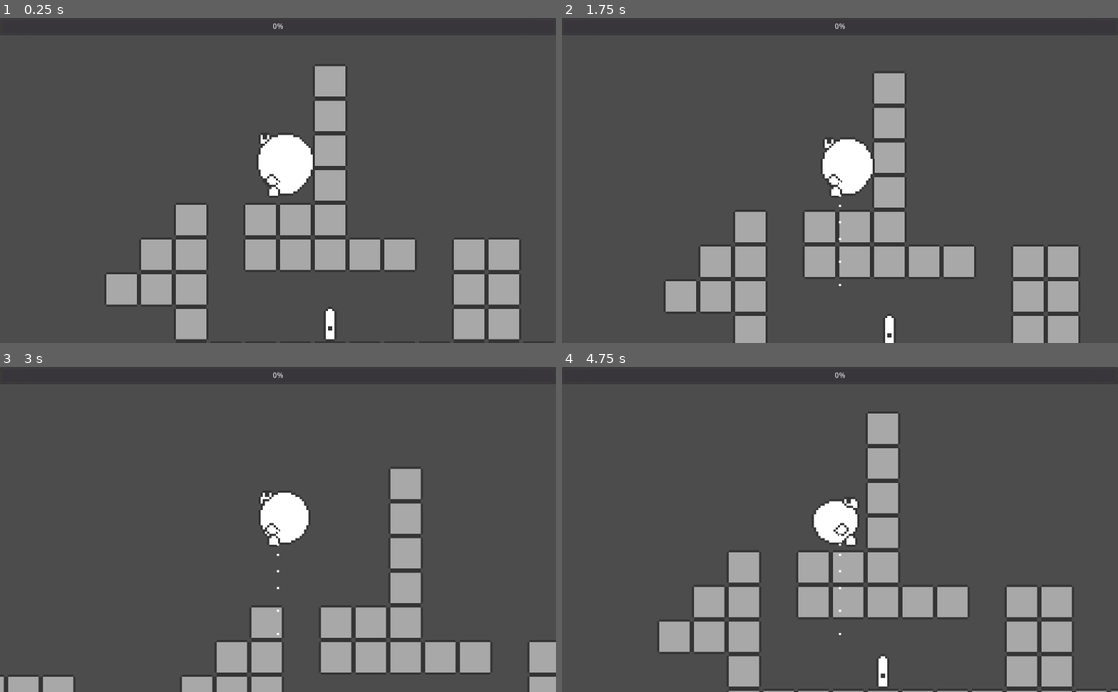
Above: before the commit, frames 1-4 (two rows, left to right).
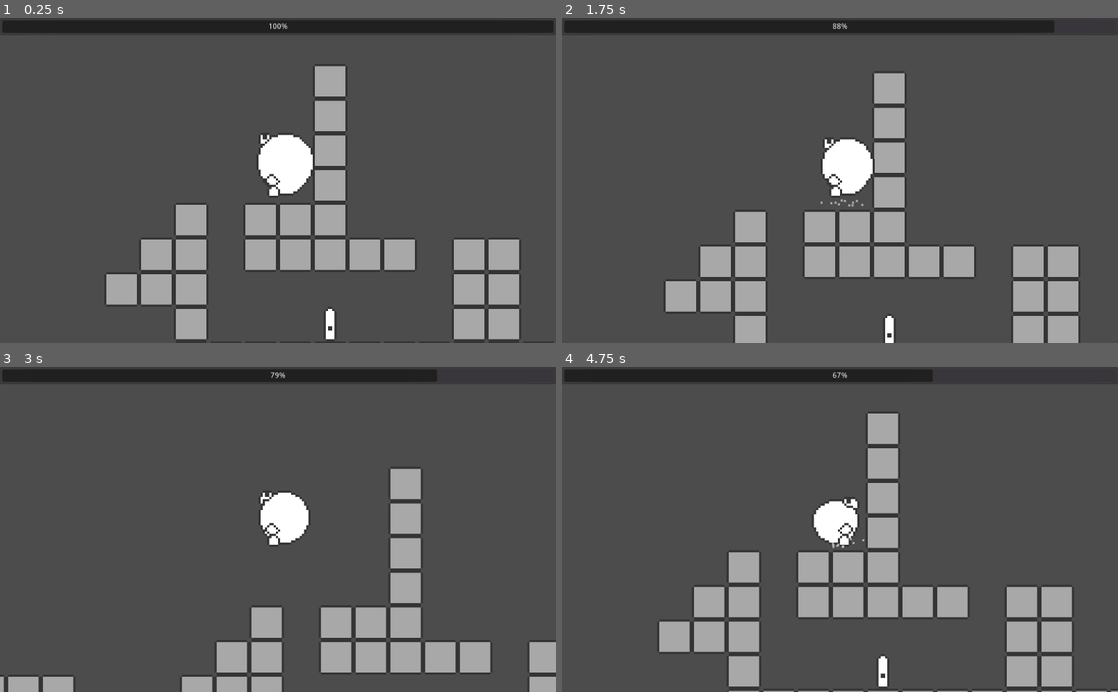
Above: after the commit, the same moments.

Repository: kosinaz/balloon-bot
Game: Godot game, scene res://map.tscn
Same seed, same stepped clock (60 frames per second), same inputs: the game is played once before the commit and once after it.
Inputs:
- Up to frame 1 (0.25 s): no input
- Up to frame 2 (1.75 s): hold W (jump) 0.53-1.28 s; hold Right (ui_right) from 0.53 s (still down); tap W (jump) at 1.35, 1.52 s
- Up to frame 3 (3 s): tap W (jump) at 1.82, 2.85 s; release Right (ui_right) at 2.03 s; hold Left (ui_left) 2.03-2.78 s; hold W (jump) 2.03-2.78 s; hold Right (ui_right) from 2.78 s (still down)
- Up to frame 4 (4.75 s): tap W (jump) at 3.02, 3.32, 4.35, 4.52 s; hold W (jump) 3.53-4.28 s; release Right (ui_right) at 4.28 s; hold Left (ui_left) from 4.28 s (still down)

The runs differ from the first frame. In frame 1, 3.6% of the frame differs, in the area x 0-100%, y 0-53%; in frame 2, 3.2%; in frame 3, 2.8%; in frame 4, 2.6%.

Commit message:
add particles

Diff:
--- a/Balloon Bot/balloon-bot-old.gd
+++ /dev/null
@@ -1,83 +0,0 @@
-extends KinematicBody2D
-
-var jump_power_initial = -500
-var jump_power = 0
-var jump_time_max = 0.3
-var jump_timer = 0.0
-var jump_velocity_step = 20
-var is_jumping = false
-var velocity = Vector2()
-var speed = 400
-var gravity = 2000.0
-var flipped = true
-var air = 1
-var min_radius = 5
-var min_height = 2
-var min_x = 1
-var min_y = 1
-var max_radius = 13
-var max_height = 2
-var max_x = -3
-var max_y = -7
-var terminal_velocity = 1200
-var last_position = Vector2()
-
-func _physics_process(delta):
-	print("last pos", position)
-	if $"../TileMap".get_cellv($"../TileMap".world_to_map(position)) == 1:
-		air = min(1, air + 0.01)
-	$CollisionShape2D.shape.radius = min_radius + air * (max_radius - min_radius)
-	$CollisionShape2D.shape.height = min_height + air * (max_height - min_height)
-	$CollisionShape2D.position.x = min_x + air * (max_x - min_x)
-	$CollisionShape2D.position.y = min_y + air * (max_y - min_y)
-	$Balloon/Balloon.frame = 13 * air
-	if not is_on_floor():
-		if Input.is_action_pressed("ui_up") and air > 0:
-			velocity.y += gravity / 3 * delta
-		else:
-			velocity.y += gravity * delta
-	if Input.is_action_pressed("ui_up"):
-		air = max(0, air - 0.002)
-
-
-	if is_on_ceiling():
-		velocity.y *= -1
-
-	if is_on_floor():
-		is_jumping = false
-#		velocity.y = 0
-#		position.y = round(position.y)
-
-	if Input.is_action_pressed("ui_up") and is_on_floor() and air > 0:
-		velocity.y = jump_power_initial
-
-	if Input.is_action_pressed("ui_left"):
-		velocity.x = -speed
-	elif Input.is_action_pressed("ui_right"):
-		velocity.x = speed
-	else:
-		velocity.x = 0
-
-	velocity.y = min(velocity.y, terminal_velocity)
-	# warning-ignore:return_value_discarded
-	move_and_slide(velocity, Vector2.UP)
-	print("new pos", position)
-
-
-# Called every frame. 'delta' is the elapsed time since the previous frame.
-func _process(_delta):
-	$"../CanvasLayer/ProgressBar".value = air
-	if Input.is_action_pressed("ui_right"):
-		$AnimationPlayer.play("run" if is_on_floor() else "idle")
-		if flipped:
-			scale.x = -1
-			flipped = false
-	elif Input.is_action_pressed("ui_left"):
-		$AnimationPlayer.play("run" if is_on_floor() else "idle")
-		if not flipped:
-			scale.x = -1
-			flipped = true
-	elif Input.is_action_pressed("ui_up"):
-		$AnimationPlayer.play("idle")
-	else:
-		$AnimationPlayer.play("idle")
--- a/Balloon Bot/balloon-bot.gd
+++ b/Balloon Bot/balloon-bot.gd
@@ -156,12 +156,14 @@
 		air = max(0, air - 0.002)
 	if is_on_ceiling():
 		velocity.y *= -1
+	$"../CanvasLayer/ProgressBar".value = air
 
 	# On ground
 	if is_on_floor():
 		is_jumping = false
-#		if not was_on_floor:
+		if not was_on_floor:
 #			landed.emit()
+			_on_landed()
 
 		if is_jump_buffer and not was_on_floor:
 			is_jump_buffer = false
@@ -274,9 +276,12 @@
 
 # Initiate jump if pressed jump button
 func jump():
+	if air == 0:
+		return
 	velocity.y = -jump_velocity
 	is_jumping = true
 #	jumped.emit()
+	_on_jumped()
 
 func start_coyote(delta):
 	print("Starting coyote with duration of %.3fs" % coyote_duration)
@@ -305,6 +310,9 @@
 	is_playing_step = false
 
 func _on_jumped():
+	jump_particles = jump_particles.duplicate()
+	get_parent().add_child(jump_particles)
+	jump_particles.position = position + Vector2(0, 3)
 	jump_particles.emitting = true
 #	animation_player.play("jump")
 	animation_player.play("idle")
@@ -312,6 +320,9 @@
 	jump_player.play()
 
 func _on_landed():
+	land_particles = land_particles.duplicate()
+	get_parent().add_child(land_particles)
+	land_particles.position = position + Vector2(0, 5)
 	land_particles.emitting = true
 #	animation_player.play("land")
 	animation_player.play("idle")
--- a/Balloon Bot/balloon-bot.tscn
+++ b/Balloon Bot/balloon-bot.tscn
@@ -316,9 +316,47 @@
 
 [node name="JumpBufferTimer" type="Timer" parent="."]
 
+[node name="JumpParticles" type="CPUParticles2D" parent="."]
+position = Vector2( -3, 7 )
+emitting = false
+amount = 4
+lifetime = 0.35
+one_shot = true
+explosiveness = 0.9
+randomness = 1.0
+lifetime_randomness = 0.1
+local_coords = false
+emission_shape = 2
+emission_rect_extents = Vector2( 10, 1 )
+direction = Vector2( 0, -1 )
+spread = 0.0
+gravity = Vector2( 0, 1000 )
+initial_velocity = 20.0
+angular_velocity_random = 1.0
+radial_accel = 100.0
+scale_amount = 4.0
+color = Color( 1, 1, 1, 0.501961 )
+
 [node name="RunParticles" type="CPUParticles2D" parent="."]
-
-[node name="JumpParticles" type="CPUParticles2D" parent="."]
+position = Vector2( -3, 7 )
+emitting = false
+amount = 4
+lifetime = 0.25
+one_shot = true
+explosiveness = 0.9
+randomness = 1.0
+lifetime_randomness = 0.1
+local_coords = false
+emission_shape = 2
+emission_rect_extents = Vector2( 3, 1 )
+direction = Vector2( 0, -1 )
+spread = 0.0
+gravity = Vector2( 0, 500 )
+initial_velocity = 18.35
+angular_velocity_random = 1.0
+radial_accel = 49.54
+scale_amount = 4.0
+color = Color( 1, 1, 1, 0.501961 )
 
 [node name="JumpPlayer" type="AudioStreamPlayer2D" parent="."]
 
